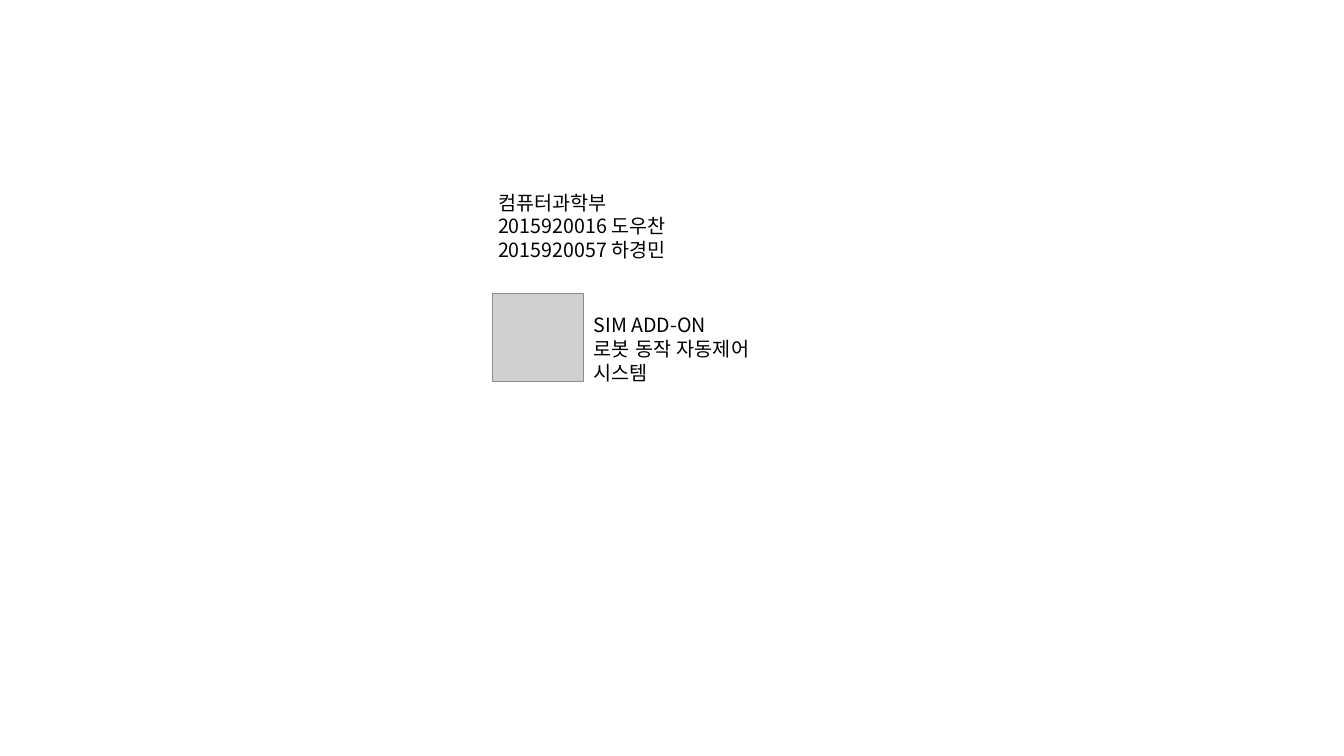
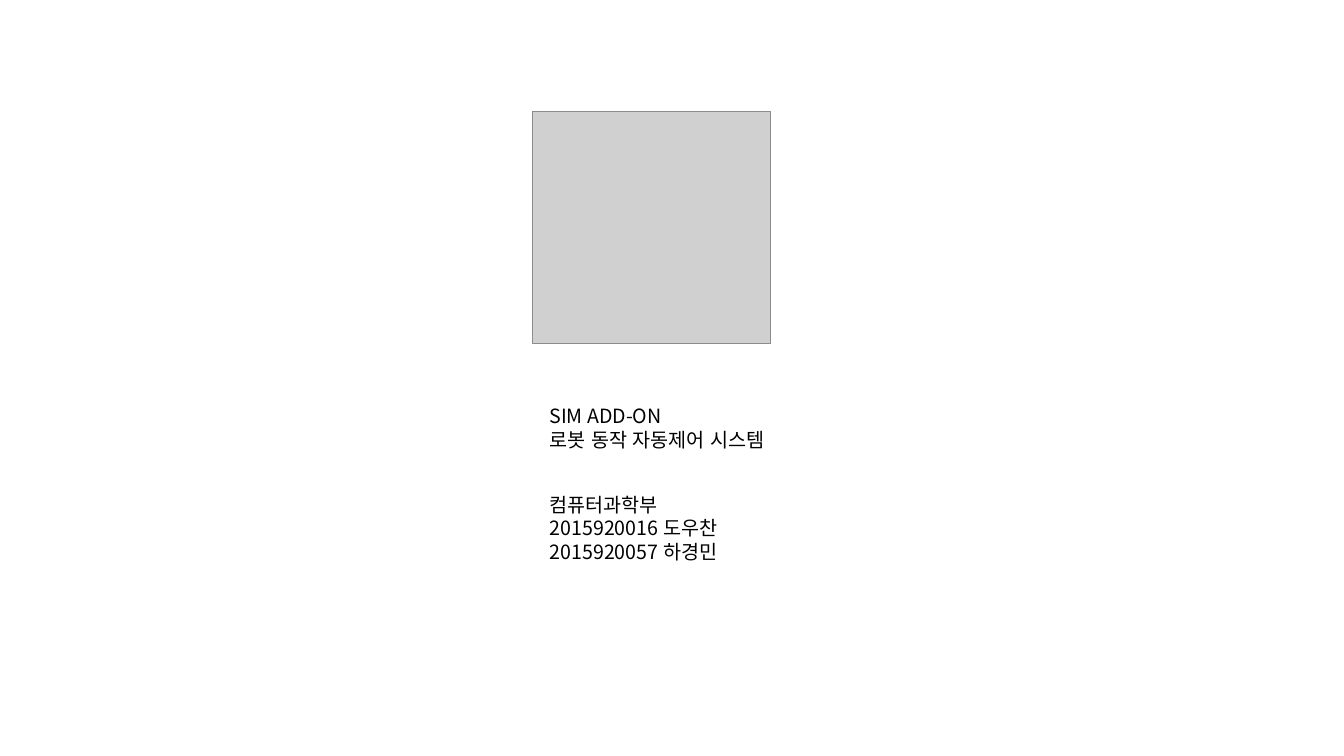
Before and after one commit to livlikwav/UOSSE, a slide deck: slide 4 of mapimgs/simimgs.pptx (slide 3 before the commit). Drawn at 1344x756 pixels with LibreOffice and Linux fonts; fonts in the diff are those of the drawing; grey boxes stand for pictures. Boxes give left, top, right and bottom in pixels: in the first picture for what was removed or moved away, otherwise in the second. Text is boxed around its words. In the diff, an @@ line names an element or a change of style, - is before the commit and + after.

```diff
--- a/mapimgs/simimgs.pptx
+++ b/mapimgs/simimgs.pptx
@@ picture: place and size @@
-picture at (493,293,584,382)
+picture at (532,111,770,344)
@@ text "SIM ADD-ON" rewrapped from (594,317,749,382) to (550,408,764,449) @@
@@ text "컴퓨터과학부": place and size @@
-text "컴퓨터과학부" at (498,193,666,259)
+text "컴퓨터과학부" at (550,495,717,561)
```
Also in this commit, not shown: 2 other slides changed, 1 slide added, 44 other files.
